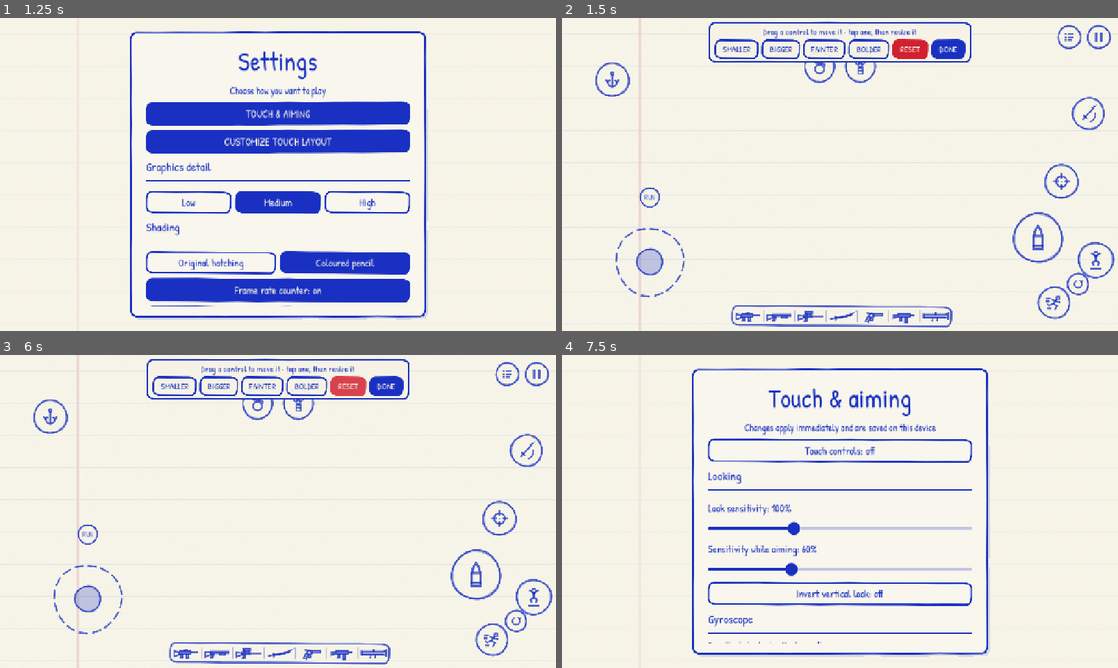
Above: before the commit, frames 1-4 (two rows, left to right).
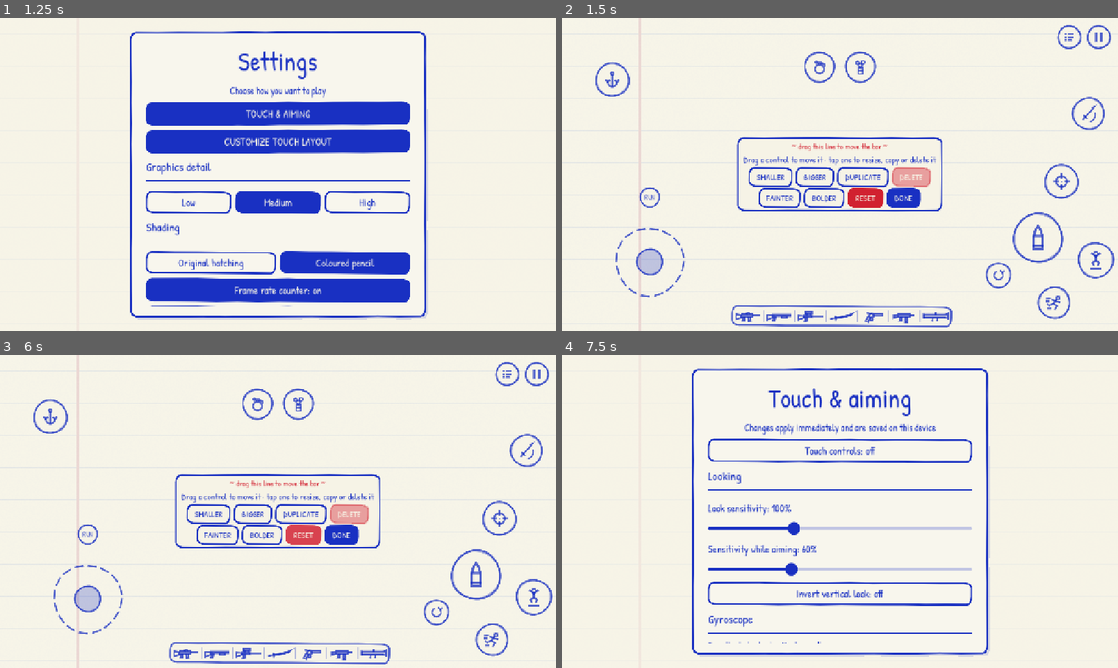
Above: after the commit, the same moments.

Repository: albertolicea00/doodleshooter-port
Game: Godot game, scene res://scenes/main.tscn
Same seed, same stepped clock (60 frames per second), same inputs: the game is played once before the commit and once after it.
Inputs (mouse positions are in pixels of both pictures, inside the frame that each line leads up to):
- Up to frame 1 (1.25 s): click "CONTROLS & SETTINGS" at 0.5 s
- Up to frame 2 (1.5 s): click "CUSTOMIZE TOUCH LAYOUT" at 1.25 s
- Up to frame 3 (6 s): click "SMALLER" at 2 s; click "BIGGER" at 2.75 s; click "FAINTER" at 3.5 s; click (300, 514) at 4.25 s, where only the run after the commit has a clickable "DUPLICATE"; click "BOLDER" at 5 s; click "RESET" at 5.75 s
- Up to frame 4 (7.5 s): click "DONE" at 6.5 s; click "TOUCH & AIMING" at 7.25 s

Frame 1 is identical in both runs. In frame 2, 5.9% of the frame differs, in the area x 26-95%, y 1-89%; in frame 3, 5.9%; in frame 4, nothing differs.

Commit message:
feat(touch): duplicate and delete controls, movable editor toolbar
The layout editor can copy any button, so a player can add a second fire button, and delete copies; the last button of an action cannot be deleted. The toolbar opens in the middle of the screen and drags by its top line so controls can go behind it. The reload button moves south-west of fire.

Diff:
--- a/native/scripts/game.gd
+++ b/native/scripts/game.gd
@@ -260,28 +260,46 @@
 	# Toolbar for the touch layout editor.
 	editor_bar = PanelContainer.new()
 	editor_bar.add_theme_stylebox_override("panel", DoodlePen.box(Color(DoodlePen.PAPER, 0.95), DoodlePen.INK, 2.5, 0.0, Vector2(14, 8)))
-	editor_bar.set_anchors_and_offsets_preset(Control.PRESET_CENTER_TOP)
-	editor_bar.grow_horizontal = Control.GROW_DIRECTION_BOTH
-	editor_bar.offset_top = 10
+	# Free-floating: it opens in the middle of the screen and its top line drags it,
+	# so controls can be placed where it first appears.
+	editor_bar.set_anchors_and_offsets_preset(Control.PRESET_TOP_LEFT)
 	editor_bar.visible = false
 	ui.add_child(editor_bar)
 	var editor_rows = VBoxContainer.new()
 	editor_bar.add_child(editor_rows)
+	var editor_handle = Label.new()
+	editor_handle.text = "~ drag this line to move the bar ~"
+	editor_handle.horizontal_alignment = HORIZONTAL_ALIGNMENT_CENTER
+	editor_handle.add_theme_font_size_override("font_size", 18)
+	editor_handle.add_theme_color_override("font_color", DoodlePen.RED)
+	editor_handle.mouse_filter = Control.MOUSE_FILTER_STOP
+	editor_handle.mouse_default_cursor_shape = Control.CURSOR_MOVE
+	editor_handle.gui_input.connect(func(event):
+		if event is InputEventMouseMotion and event.button_mask & MOUSE_BUTTON_MASK_LEFT:
+			editor_bar.position = (editor_bar.position + event.relative).clamp(Vector2.ZERO, ui.size - editor_bar.size))
+	editor_rows.add_child(editor_handle)
 	var editor_hint = Label.new()
-	editor_hint.text = "Drag a control to move it · tap one, then resize it"
+	editor_hint.text = "Drag a control to move it · tap one to resize, copy or delete it"
 	editor_hint.horizontal_alignment = HORIZONTAL_ALIGNMENT_CENTER
 	editor_hint.add_theme_font_size_override("font_size", 20)
 	editor_rows.add_child(editor_hint)
-	var editor_tools = HBoxContainer.new()
-	editor_tools.add_theme_constant_override("separation", 8)
-	editor_rows.add_child(editor_tools)
-	for tool in [["SMALLER", func(): touch.resize_selected(-0.1), "AltButton"], ["BIGGER", func(): touch.resize_selected(0.1), "AltButton"], ["FAINTER", func(): touch.fade(-0.1), "AltButton"], ["BOLDER", func(): touch.fade(0.1), "AltButton"], ["RESET", func(): touch.restore_defaults(), "RedButton"], ["DONE", close_layout_editor, ""]]:
-		var button = Button.new()
-		button.text = tool[0]
-		button.theme_type_variation = tool[2]
-		button.add_theme_font_size_override("font_size", 20)
-		button.pressed.connect(tool[1])
-		editor_tools.add_child(button)
+	var tool_rows = [
+		[["SMALLER", func(): touch.resize_selected(-0.1), "AltButton"], ["BIGGER", func(): touch.resize_selected(0.1), "AltButton"], ["DUPLICATE", func(): touch.duplicate_selected(), "AltButton"], ["DELETE", func(): touch.delete_selected(), "RedButton"]],
+		[["FAINTER", func(): touch.fade(-0.1), "AltButton"], ["BOLDER", func(): touch.fade(0.1), "AltButton"], ["RESET", func(): touch.restore_defaults(), "RedButton"], ["DONE", close_layout_editor, ""]]]
+	for row in tool_rows:
+		var editor_tools = HBoxContainer.new()
+		editor_tools.add_theme_constant_override("separation", 8)
+		editor_tools.alignment = BoxContainer.ALIGNMENT_CENTER
+		editor_rows.add_child(editor_tools)
+		for tool in row:
+			var button = Button.new()
+			button.text = tool[0]
+			button.theme_type_variation = tool[2]
+			button.add_theme_font_size_override("font_size", 20)
+			button.pressed.connect(tool[1])
+			editor_tools.add_child(button)
+			if tool[0] == "DELETE":
+				touch.delete_button = button
 	touch.toolbar = editor_bar
 	scope = ColorRect.new()
 	scope.set_anchors_and_offsets_preset(Control.PRESET_FULL_RECT)
@@ -543,6 +561,9 @@
 	touch.selected = ""
 	touch.visible = true
 	editor_bar.visible = true
+	editor_bar.reset_size()
+	await get_tree().process_frame
+	editor_bar.position = ((ui.size - editor_bar.size) * 0.5).floor()
 
 func close_layout_editor() -> void:
 	preferences.set_value("touch", "layout", touch.custom)
@@ -1264,6 +1285,25 @@
 	touch.custom = {}
 	touch.layout()
 	assert(moved[0].is_equal_approx(touch.buttons.fire[0] + Vector2(-40, -30)) and moved[1] > touch.buttons.fire[1], "A saved layout must move and resize its control")
+	touch.selected = "fire"
+	assert(not touch.can_delete(), "The only fire button must not be deletable")
+	touch.duplicate_selected()
+	touch.layout()
+	assert(touch.buttons.has("fire#2") and touch.selected == "fire#2" and touch.can_delete(), "Duplicating must add a deletable copy")
+	assert(not touch.buttons["fire#2"][0].is_equal_approx(touch.buttons.fire[0]), "A copy must not sit on top of its original")
+	var copy_finger = InputEventScreenTouch.new()
+	copy_finger.index = 7
+	copy_finger.pressed = true
+	copy_finger.position = touch.buttons["fire#2"][0]
+	touch._press(copy_finger)
+	assert(Input.is_action_pressed("fire"), "A copied fire button must fire")
+	copy_finger.pressed = false
+	touch._input(copy_finger)
+	assert(not Input.is_action_pressed("fire"), "Lifting the copied button must stop firing")
+	touch.delete_selected()
+	touch.layout()
+	assert(not touch.buttons.has("fire#2") and touch.buttons.has("fire"), "Deleting a copy must keep the original")
+	touch.custom = {}
 	var fire_finger = InputEventScreenTouch.new()
 	fire_finger.index = 5
 	touch.layout()
--- a/native/scripts/touch_controls.gd
+++ b/native/scripts/touch_controls.gd
@@ -28,6 +28,7 @@
 var dragging = false
 var grab = Vector2.ZERO
 var toolbar: Control
+var delete_button: Button
 # Player preferences, edited under Settings and stored with the layout.
 var options = {"look": 1.0, "aim_look": 0.6, "invert_y": false, "gyro": 0, "gyro_speed": 1.0, "auto_fire": false, "left_fire": false, "reload_button": true, "aim_hold": false, "fixed_stick": false, "stick_sprint": true, "run_lock": true}
 var auto_firing = false
@@ -41,6 +42,8 @@
 		return
 	modulate.a = opacity
 	queue_redraw()
+	if editing and delete_button != null:
+		delete_button.disabled = not can_delete()
 	if editing or not is_instance_valid(player) or not player.alive or not player.game.playing:
 		return
 	# Gyroscope aiming: rotation rate around the screen's vertical axis turns,
@@ -99,9 +102,13 @@
 	if show_score or editing:
 		buttons["scoreboard"] = [Vector2(r - 112, inset[1] + 44), 26.0, "SCORE"]
 	if options.reload_button:
-		buttons["reload"] = [Vector2(r - 92, b - 108), 24.0, "RELOAD"]
+		buttons["reload"] = [Vector2(r - 275, b - 128), 28.0, "RELOAD"]
 	if options.left_fire:
 		buttons["fire_left"] = [Vector2(inset[0] + 60, b - 360), 40.0, "FIRE"]
+	# Copies the player added in the editor ("fire#2"): same action, own spot and size.
+	for key in custom:
+		if "#" in key and buttons.has(_base(key)):
+			buttons[key] = buttons[_base(key)].duplicate()
 	for action in buttons:
 		var button: Array = buttons[action]
 		button[1] *= _tweak(action)[2]
@@ -123,6 +130,13 @@
 			buttons.aim[2] = "BLOCK"
 			if buttons.has("fire_left"):
 				buttons.fire_left[2] = "SLASH"
+		for key in buttons:
+			if "#" in key:
+				buttons[key][2] = buttons[_base(key)][2]
+
+# The action a control triggers: a copy such as "fire#2" acts as "fire".
+static func _base(key: String) -> String:
+	return key.get_slice("#", 0)
 
 func _input(event: InputEvent) -> void:
 	if not visible:
@@ -165,8 +179,9 @@
 			held[event.index] = ""
 			get_viewport().set_input_as_handled()
 			return
-	for action in buttons:
-		var b: Array = buttons[action]
+	for key in buttons:
+		var b: Array = buttons[key]
+		var action = _base(key)
 		if event.position.distance_to(b[0]) < b[1] + 8:
 			if action == "aim" and not options.aim_hold and not (is_instance_valid(player) and player.weapon_index == 3):
 				# Aim latches so the same thumb stays free to look and fire;
@@ -260,6 +275,30 @@
 		return
 	var tweak = _tweak(selected)
 	custom[selected] = [tweak[0], tweak[1], clampf(tweak[2] + step, 0.6, 1.6)]
+
+# Adds a copy of the selected button next to it, so a player can have, say, two fire buttons.
+func duplicate_selected() -> void:
+	if not buttons.has(selected):
+		return
+	var base = _base(selected)
+	var n = 2
+	while custom.has("%s#%d" % [base, n]):
+		n += 1
+	var key = "%s#%d" % [base, n]
+	var gap = buttons[selected][1] * 2.3
+	var shift = Vector2(-gap, 0) if buttons[selected][0].x > size.x * 0.5 else Vector2(gap, 0)
+	var offset: Vector2 = buttons[selected][0] + shift - defaults[base]
+	custom[key] = [offset.x, offset.y, _tweak(selected)[2]]
+	selected = key
+
+# Only copies can be removed, so every action always keeps at least one button.
+func can_delete() -> bool:
+	return "#" in selected
+
+func delete_selected() -> void:
+	if can_delete():
+		custom.erase(selected)
+		selected = ""
 
 func fade(step: float) -> void:
 	opacity = clampf(opacity + step, 0.3, 1.0)
@@ -380,7 +419,8 @@
 	var mark = Color(DoodlePen.RED, 0.9)
 	for action in buttons:
 		var b: Array = buttons[action]
-		var down = held.values().has("fire" if action == "fire_left" else action) or (action == "aim" and aim_locked)
+		var base = _base(action)
+		var down = held.values().has("fire" if base == "fire_left" else base) or (base == "aim" and aim_locked)
 		var tone = mark if editing and action == selected else ink
 		draw_circle(b[0], b[1], Color(DoodlePen.INK, 0.28) if down else Color(DoodlePen.PAPER, 0.55))
 		DoodlePen.sketch_circle(self, b[0], b[1], tone, 3.0 if action == "fire" else 2.5)
Not shown, changed: docs/PARITY.md
